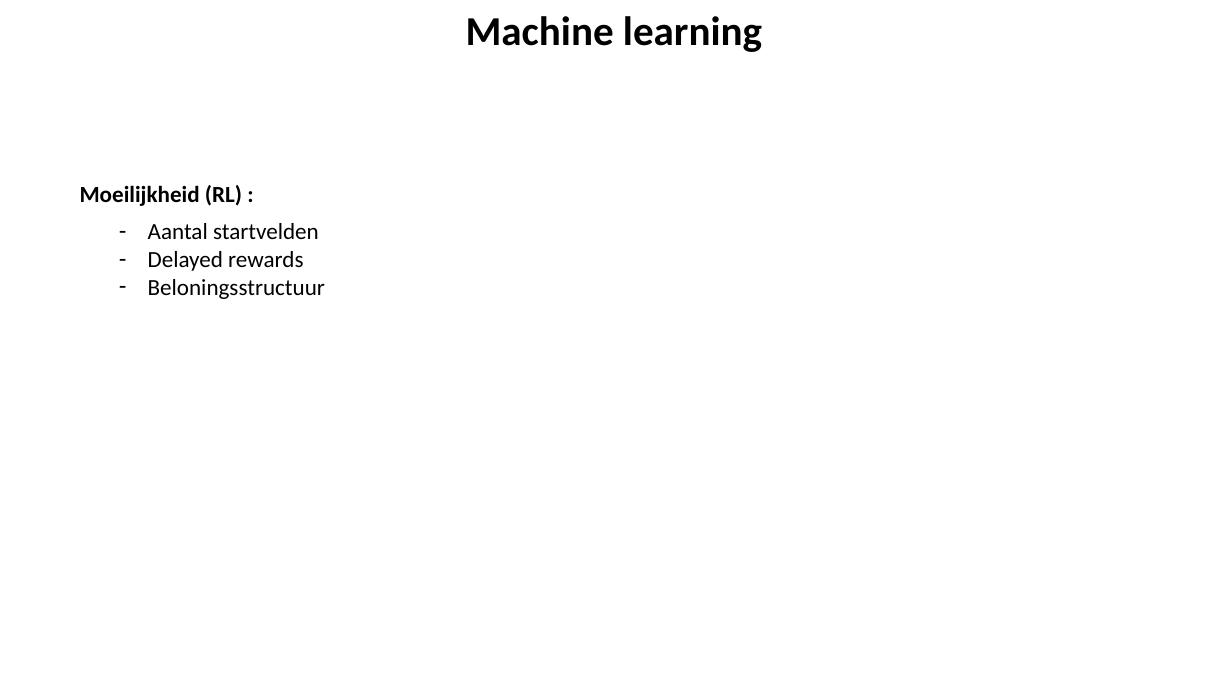
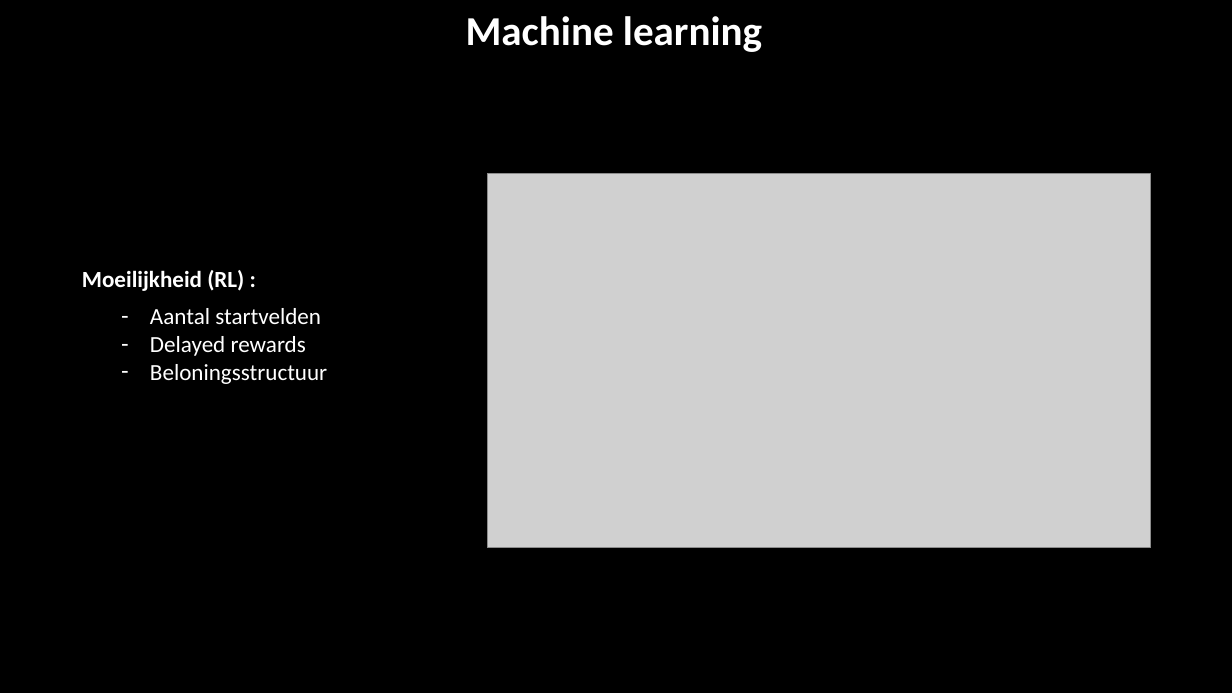
Before and after one commit to JorenVandewalle/Trap-the-cat-AI, a slide deck: slide 4 of Trap_The_Cat_MachineLearning.pptx. Drawn at 1232x693 pixels with LibreOffice and Linux fonts; fonts in the diff are those of the drawing; grey boxes stand for pictures. Boxes give left, top, right and bottom in pixels: in the first picture for what was removed or moved away, otherwise in the second. Text is boxed around its words. In the diff, an @@ line names an element or a change of style, - is before the commit and + after.

```diff
--- a/Trap_The_Cat_MachineLearning.pptx
+++ b/Trap_The_Cat_MachineLearning.pptx
@@ background #FFFFFF to #000000 @@
@@ picture added at [488, 174, 1152, 548] @@
@@ text "Moeilijkheid (RL) :": place and size @@
-text "Moeilijkheid (RL) :" at [80, 185, 242, 206]
+text "Moeilijkheid (RL) :" at [82, 270, 244, 291]
@@ text colour #000000 to #FFFFFF in 3 elements at [466, 16, 762, 52], [82, 270, 244, 291], [150, 308, 327, 384] @@
@@ text "Aantal startvelden": place and size @@
-text "Aantal startvelden" at [148, 223, 325, 299]
+text "Aantal startvelden" at [150, 308, 327, 384]
```
Also in this commit, not shown: 3 other slides changed, 2 slides added, 1 other file.
